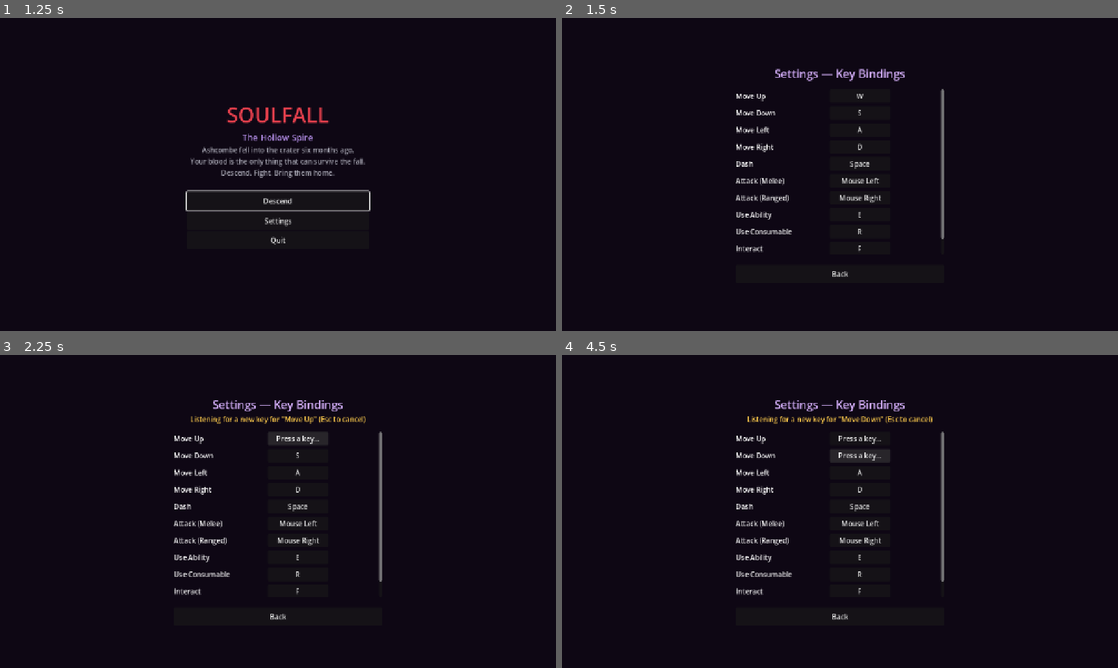
Above: before the commit, frames 1-4 (two rows, left to right).
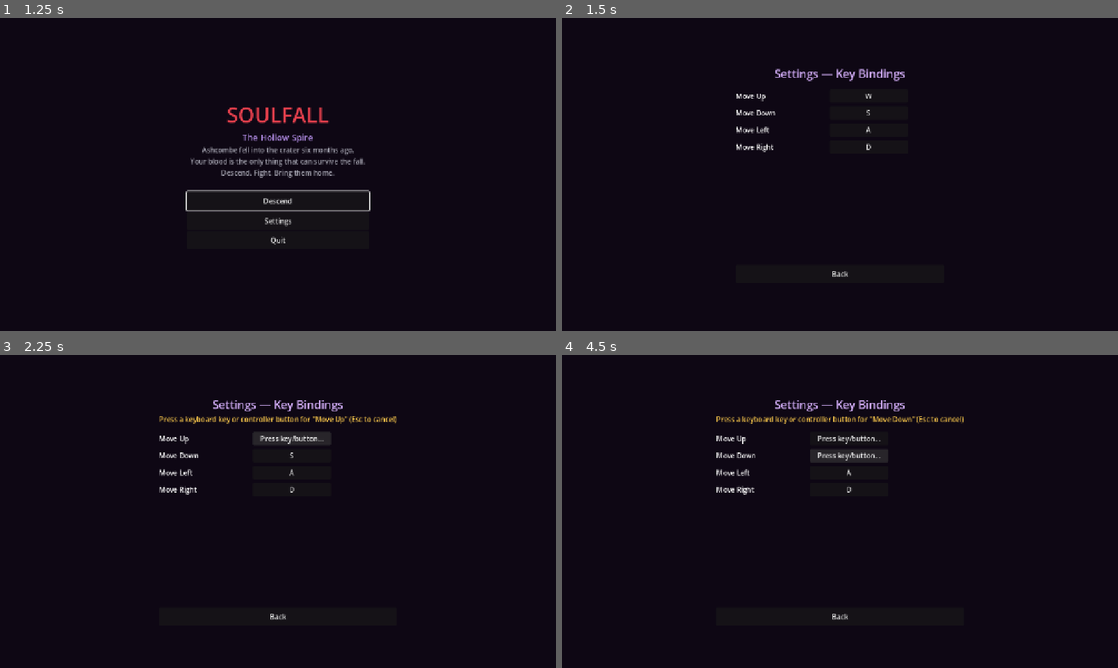
Above: after the commit, the same moments.

Repository: tommarziali-jpg/game_cloude_3.0
Game: Godot game, scene res://scenes/ui/StoryIntro.tscn
Two runs of this game, one before a commit and one after it. Both use one fixed random seed, a clock stepped at 60 frames per second and the inputs below.
Inputs (mouse positions are in pixels of both pictures, inside the frame that each line leads up to):
- Up to frame 1 (1.25 s): click "Skip" at 0.5 s
- Up to frame 2 (1.5 s): click "Settings" at 1.25 s
- Up to frame 3 (2.25 s): click "W" at 2 s
- Up to frame 4 (4.5 s): click (862, 439) at 2.75 s, where only the run before the commit has a clickable "Press a key..."; click (851, 439) at 3.5 s, where only the run after the commit has a clickable "Press key/button..."; click "S" at 4.25 s

Frame 1 is identical in both runs. In frame 2, 1.3% of the frame differs, in the area x 31-69%, y 22-75%; in frame 3, 2.5%; in frame 4, 2.7%, in the area x 27-73%, y 19-77%.
Error after the commit: Cannot call method 'add_child' on a null value. (res://scenes/ui/Settings.gd:50)

Commit message:
Add dedicated Controller Settings section

Diff:
--- a/scenes/ui/Settings.gd
+++ b/scenes/ui/Settings.gd
@@ -1,45 +1,80 @@
 extends Control
 
-## Settings screen: lists every rebindable action with its current key and a
-## "Rebind" button. Click Rebind, then press any key/mouse button to assign
-## it -- rebinding is immediate and saved via SettingsManager.
+## Settings screen with separate Keyboard/Mouse and Controller sections.
+## Controller: one shared stick controls both movement and aim.
 
 @onready var list_vbox: VBoxContainer = $Panel/VBox/ScrollContainer/List
+@onready var controller_vbox: VBoxContainer = $Panel/VBox/ScrollContainer/List/ControllerSection/ControllerList
 @onready var back_button: Button = $Panel/VBox/BackButton
 @onready var listening_label: Label = $Panel/VBox/ListeningLabel
 
 var listening_for_action: String = ""
-var action_buttons: Dictionary = {}  ## action -> Button (shows current key)
+var action_buttons: Dictionary = {}
 
 func _ready() -> void:
 	back_button.pressed.connect(_on_back)
 	listening_label.visible = false
 	_build_rows()
+	_build_controller_rows()
 
 func _build_rows() -> void:
 	for action in SettingsManager.REBINDABLE_ACTIONS:
+		if action == "controller_stick" or action in ["dash", "attack_primary", "attack_secondary", "use_ability", "use_consumable", "interact"]:
+			continue
 		var row := HBoxContainer.new()
 		row.add_theme_constant_override("separation", 16)
-
 		var name_label := Label.new()
 		name_label.text = SettingsManager.DISPLAY_NAMES.get(action, action)
 		name_label.custom_minimum_size = Vector2(200, 0)
 		row.add_child(name_label)
-
 		var key_button := Button.new()
 		key_button.text = SettingsManager.label_for_action(action)
-		key_button.custom_minimum_size = Vector2(140, 0)
+		key_button.custom_minimum_size = Vector2(180, 0)
 		key_button.pressed.connect(_on_rebind_pressed.bind(action, key_button))
 		row.add_child(key_button)
 		action_buttons[action] = key_button
+		list_vbox.add_child(row)
 
-		list_vbox.add_child(row)
+func _build_controller_rows() -> void:
+	var stick_row := HBoxContainer.new()
+	stick_row.add_theme_constant_override("separation", 16)
+	var stick_label := Label.new()
+	stick_label.text = "Move + Aim Stick"
+	stick_label.custom_minimum_size = Vector2(200, 0)
+	stick_row.add_child(stick_label)
+	var stick_button := Button.new()
+	stick_button.text = SettingsManager.get_controller_stick_label()
+	stick_button.custom_minimum_size = Vector2(180, 0)
+	stick_button.pressed.connect(_toggle_controller_stick)
+	stick_row.add_child(stick_button)
+	controller_vbox.add_child(stick_row)
+	action_buttons["controller_stick"] = stick_button
+
+	for action in ["dash", "attack_primary", "attack_secondary", "use_ability", "use_consumable", "interact"]:
+		var row := HBoxContainer.new()
+		row.add_theme_constant_override("separation", 16)
+		var label := Label.new()
+		label.text = SettingsManager.DISPLAY_NAMES.get(action, action)
+		label.custom_minimum_size = Vector2(200, 0)
+		row.add_child(label)
+		var button := Button.new()
+		button.text = SettingsManager.label_for_action(action)
+		button.custom_minimum_size = Vector2(180, 0)
+		button.pressed.connect(_on_rebind_pressed.bind(action, button))
+		row.add_child(button)
+		controller_vbox.add_child(row)
+		action_buttons[action] = button
+
+func _toggle_controller_stick() -> void:
+	var use_left := SettingsManager.get_controller_stick_label() != "Left Stick"
+	SettingsManager.set_controller_stick(use_left)
+	action_buttons["controller_stick"].text = SettingsManager.get_controller_stick_label()
 
 func _on_rebind_pressed(action: String, key_button: Button) -> void:
 	listening_for_action = action
-	key_button.text = "Press a key..."
+	key_button.text = "Press key/button..."
 	listening_label.visible = true
-	listening_label.text = "Listening for a new key for \"%s\" (Esc to cancel)" % SettingsManager.DISPLAY_NAMES.get(action, action)
+	listening_label.text = "Press a keyboard key or controller button for \"%s\" (Esc to cancel)" % SettingsManager.DISPLAY_NAMES.get(action, action)
 
 func _unhandled_input(event: InputEvent) -> void:
 	if listening_for_action == "":
@@ -48,6 +83,10 @@
 		if event.physical_keycode == KEY_ESCAPE:
 			_cancel_listen()
 			return
+		SettingsManager.rebind_action(listening_for_action, event)
+		_finish_listen()
+		get_viewport().set_input_as_handled()
+	elif event is InputEventJoypadButton and event.pressed:
 		SettingsManager.rebind_action(listening_for_action, event)
 		_finish_listen()
 		get_viewport().set_input_as_handled()
